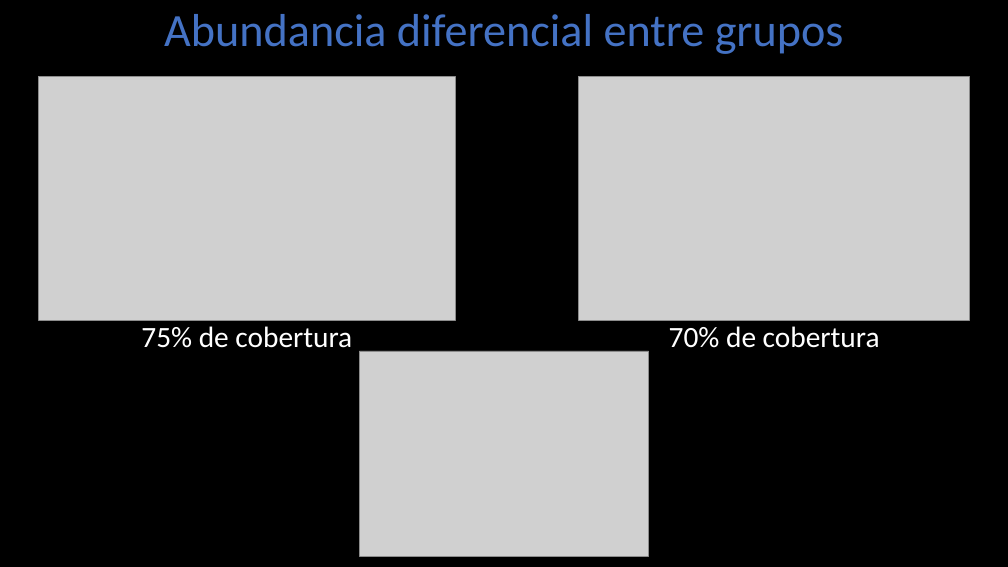
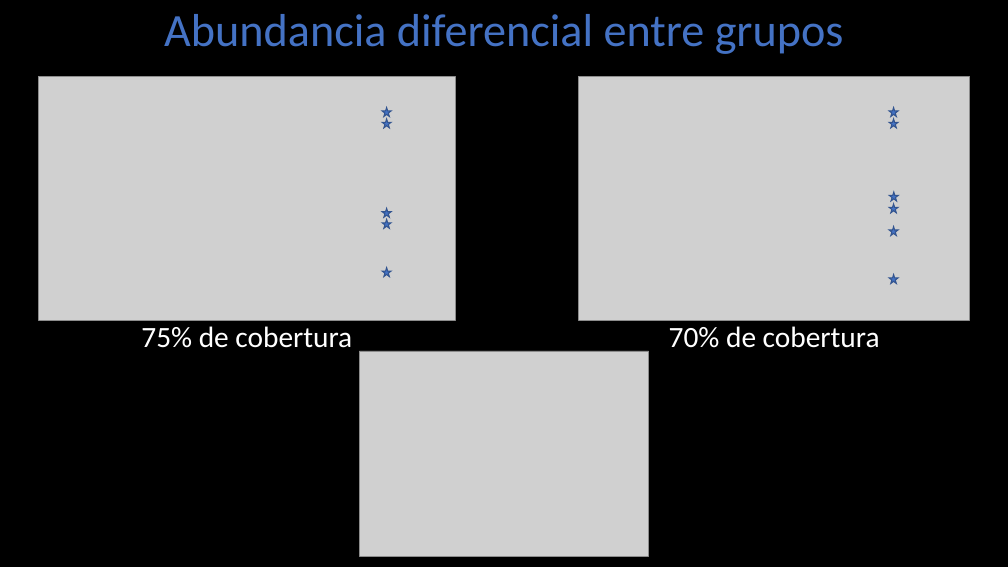
Before and after one commit to LuiguiGallardo/amps_phages, a slide deck: slide 8 of 04_presentations/phages_amps_13062022.pptx (slide 6 before the commit). Drawn at 1008x567 pixels with LibreOffice and Linux fonts; fonts in the diff are those of the drawing; grey boxes stand for pictures. Boxes give left, top, right and bottom in pixels: in the first picture for what was removed or moved away, otherwise in the second. Text is boxed around its words. In the diff, an @@ line names an element or a change of style, - is before the commit and + after.

```diff
--- a/04_presentations/phages_amps_13062022.pptx
+++ b/04_presentations/phages_amps_13062022.pptx
@@ star added at [383, 107, 392, 116], fill #4472C4, outline #325491 1 pt @@
@@ star added at [383, 119, 392, 128], fill #4472C4, outline #325491 1 pt @@
@@ star added at [889, 107, 898, 116], fill #4472C4, outline #325491 1 pt @@
@@ star added at [889, 119, 898, 128], fill #4472C4, outline #325491 1 pt @@
@@ star added at [383, 209, 392, 218], fill #4472C4, outline #325491 1 pt @@
@@ star added at [889, 204, 898, 213], fill #4472C4, outline #325491 1 pt @@
@@ star added at [889, 192, 898, 201], fill #4472C4, outline #325491 1 pt @@
@@ star added at [383, 219, 392, 228], fill #4472C4, outline #325491 1 pt @@
@@ star added at [889, 227, 898, 236], fill #4472C4, outline #325491 1 pt @@
@@ star added at [383, 268, 392, 277], fill #4472C4, outline #325491 1 pt @@
@@ star added at [889, 274, 898, 284], fill #4472C4, outline #325491 1 pt @@
```
Also in this commit, not shown: 1 other slide changed, 3 slides added, 7 other files.
